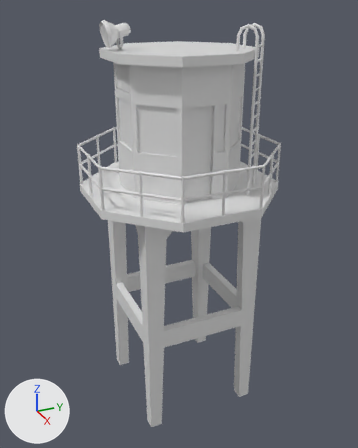
An edit to the Blender file Blends/building-guard-tower.blend, drawn before and after from the same camera.
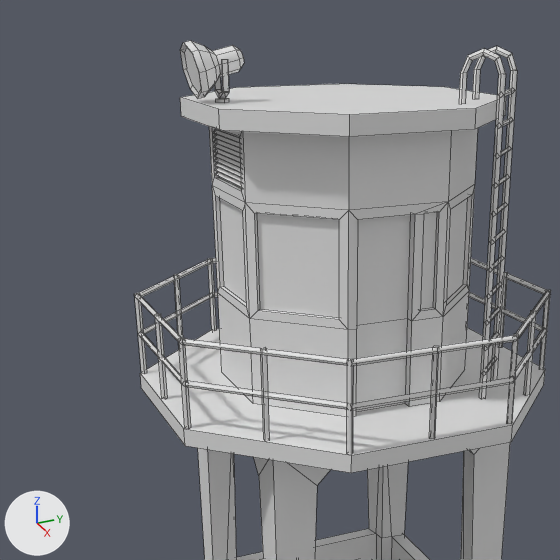
Each version appears first whole from a 50 mm lens placed at (10.75, -4.85, 10.43), pointed at (-0.02, -0.01, 5.05), and next in a close-up on the part from 3% to 80% of the width and 0% to 61% of the height. Lighting does not change. The marker at lower left points along +X, +Y and +Z. The close-ups show mesh edges as thin lines.

The first close-up shows 'building-guard-tower'.
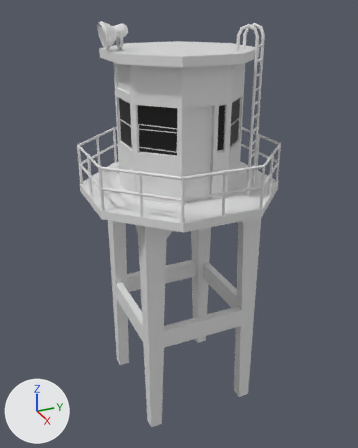
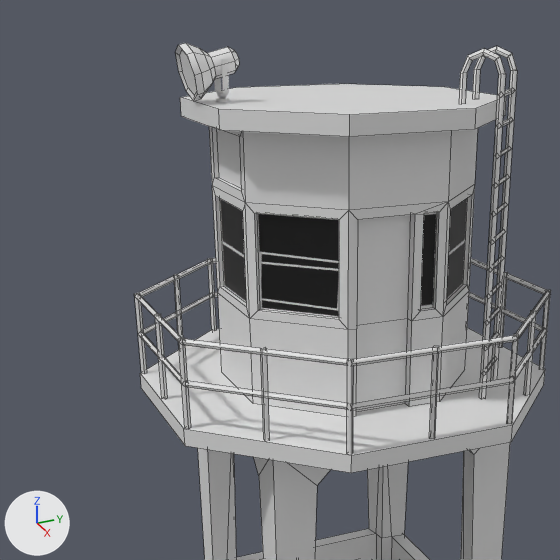
Commit message: working on guard tower

The change, as a diff of the scene's bpy script:
```diff
--- a/Blends/building-guard-tower.blend.py
+++ b/Blends/building-guard-tower.blend.py
@@ img_windows_sheet_png @@
+img_windows_sheet_png = load_image('windows-sheet.png', '../Textures/windows-sheet.png', 2048, 1024, 'sRGB')
@@ mat_windows @@
+mat_windows = principled_material('windows')
+mat_windows.texture = img_windows_sheet_png
@@ me_building_guard_tower @@
 # used by ob_building_guard_tower; location = (0.0, 0.0, 0.0)
-me_building_guard_tower.from_pydata(...)  # 812 vertices, 611 faces; spans x -2.31..2.31, y -2.31..2.31, z 0.0..10.0
+me_building_guard_tower.from_pydata(...)  # 648 vertices, 478 faces; spans x -2.31..2.31, y -2.31..2.31, z 0.0..9.94
+# me_building_guard_tower part 1: 13 loose pieces with 164 vertices, spanning x -0.47..0.47, y -1.78..-1.16, z 8.58..10.0, are deleted
+# me_building_guard_tower part 2: 8 faces spanning x -1.34..1.34, y -1.34..1.34, z 7.3..8.35 switch from mat_material (white #e7e7e7) to mat_windows (picture img_windows_sheet_png)
@@ me_prop_spot_light_base @@
+me_prop_spot_light_base.from_pydata(...)  # 28 vertices, 23 faces; spans x -0.143..0.143, y -0.074..0.074, z -0.018..0.408
+me_prop_spot_light_base.polygons.foreach_set('use_smooth', [True] * 23)
+me_prop_spot_light_base.materials.append(mat_material)  # white #e7e7e7
@@ me_prop_spot_light @@
+me_prop_spot_light.from_pydata(...)  # 56 vertices, 50 faces; spans x -0.283..0.274, y -0.384..0.174, z -0.279..0.279
+me_prop_spot_light.polygons.foreach_set('use_smooth', [True] * 50)
+me_prop_spot_light.materials.append(mat_material)  # white #e7e7e7
@@ ob_prop_spot_light @@
+ob_prop_spot_light = bpy.data.objects.new('prop-spot-light', me_prop_spot_light)
+ob_prop_spot_light.parent = ob_prop_spot_light_base
+ob_prop_spot_light.matrix_parent_inverse = Matrix(((1.0, 0.0, 0.0, 0.000451), (0.0, 1.0, 0.0, 1.4), (0.0, 0.0, 1.0, -9.416), (0.0, 0.0, 0.0, 1.0)))
+ob_prop_spot_light.location = (0.00427, -1.401, 9.782)
+ob_prop_spot_light.rotation_euler = (0.236, 0.0, 0.0)  # degrees (14, 0, 0)
+_m = ob_prop_spot_light.modifiers.new('EdgeSplit', 'EDGE_SPLIT')
+_m.use_edge_angle = False
@@ ob_prop_spot_light_base @@
+ob_prop_spot_light_base = bpy.data.objects.new('prop-spot-light-base', me_prop_spot_light_base)
+ob_prop_spot_light_base.parent = ob_building_guard_tower
+ob_prop_spot_light_base.location = (-0.000451, -1.4, 9.416)
+_m = ob_prop_spot_light_base.modifiers.new('EdgeSplit', 'EDGE_SPLIT')
+_m.use_edge_angle = False
```

Changed parts and their boxes (x1, y1, x2, y2) in the close-ups (560 x 560 px):
'building-guard-tower', reshaped: before (135, 40, 551, 560); after (135, 46, 551, 560)
'prop-spot-light', added: after (175, 43, 239, 101)
part 1 of me_building_guard_tower, deleted: before (180, 40, 244, 188)
part 2 of me_building_guard_tower, recoloured (grey to black): (220, 198, 468, 318) in both
